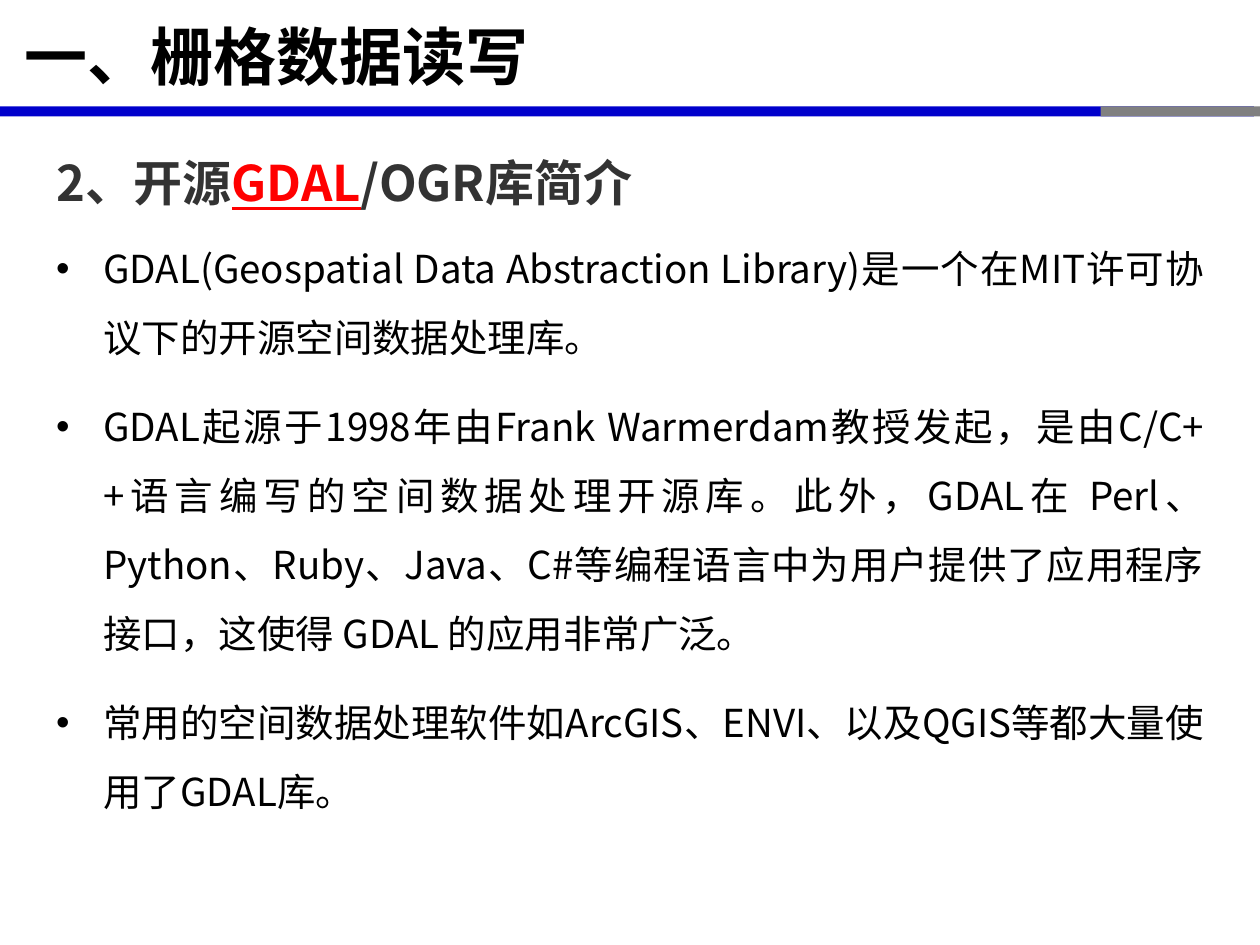
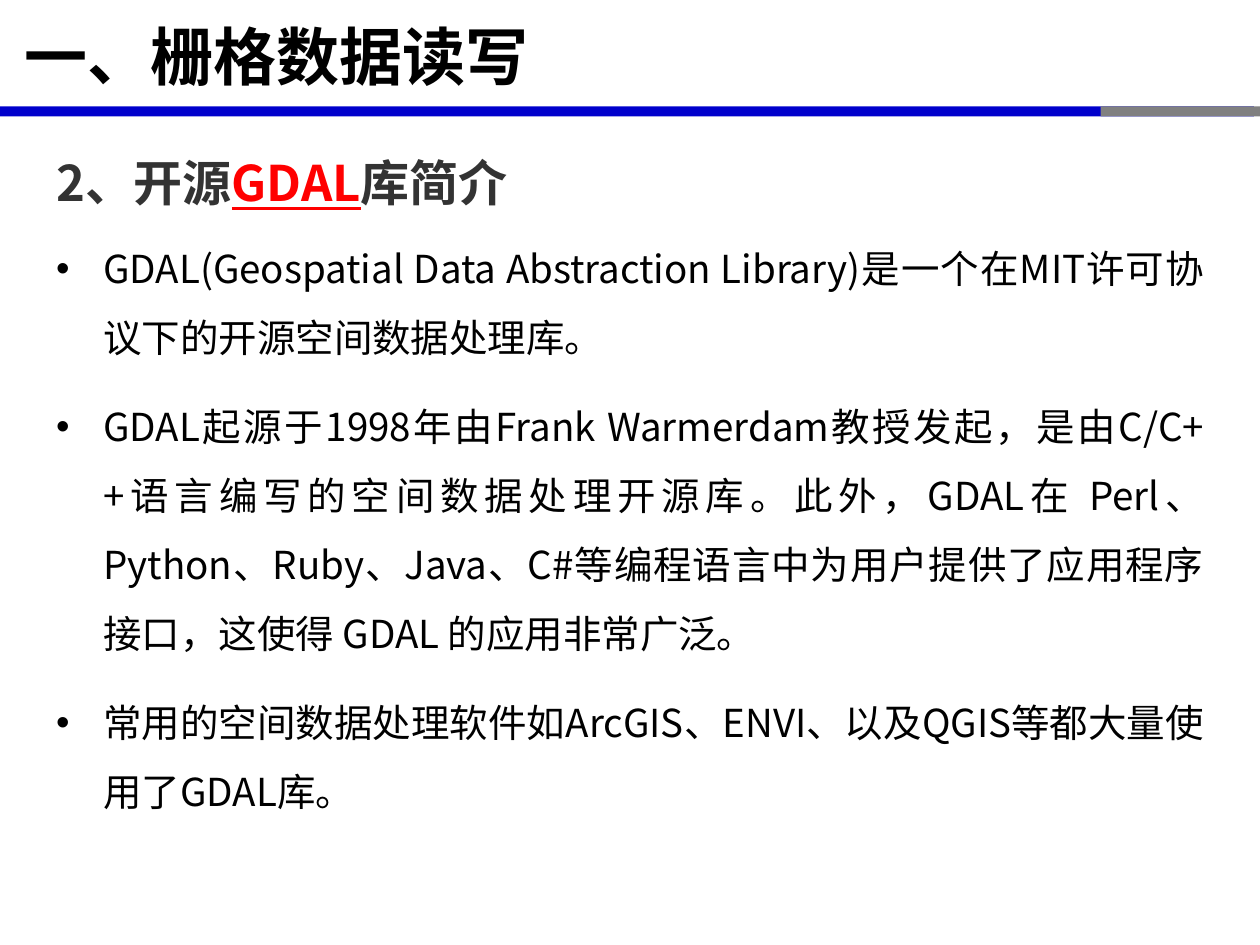
Before and after one commit to xinluo2018/open-source-gis-course, a slide deck: slide 6 of 第5章-GDAL开源库及栅格数据处理-8课时/第五章-栅格数据处理.pptx. Drawn at 1260x945 pixels with LibreOffice and Linux fonts; fonts in the diff are those of the drawing. Boxes give left, top, right and bottom in pixels: in the first picture for what was removed or moved away, otherwise in the second. Text is boxed around its words. In the diff, an @@ line names an element or a change of style, - is before the commit and + after.

```diff
--- a/第5章-GDAL开源库及栅格数据处理-8课时/第五章-栅格数据处理.pptx
+++ b/第5章-GDAL开源库及栅格数据处理-8课时/第五章-栅格数据处理.pptx
@@ text at bbox=[56, 159, 508, 210]: text changed @@
-2、开源GDAL/OGR库简介
+2、开源GDAL库简介
```
Also in this commit, not shown: 3 other files.
